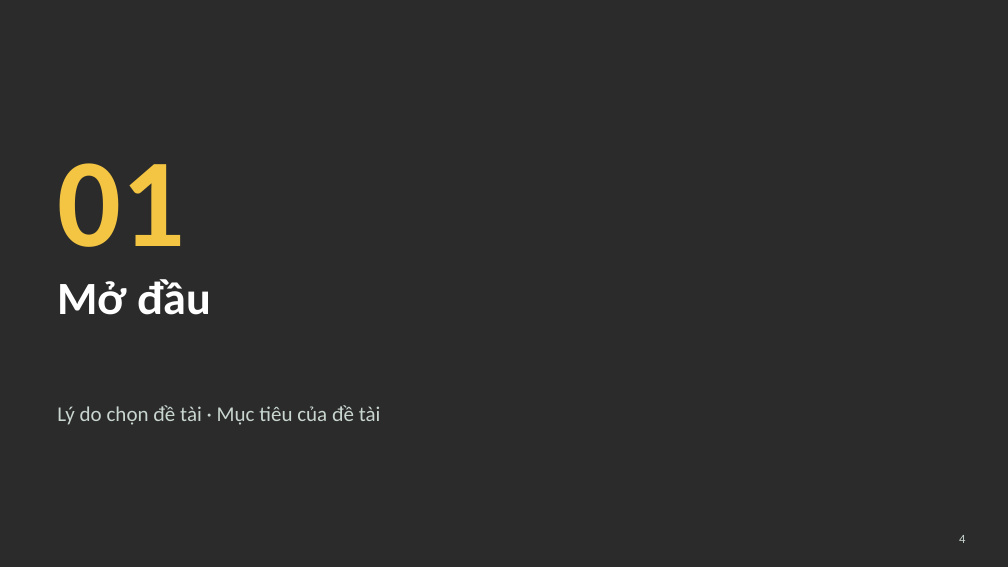
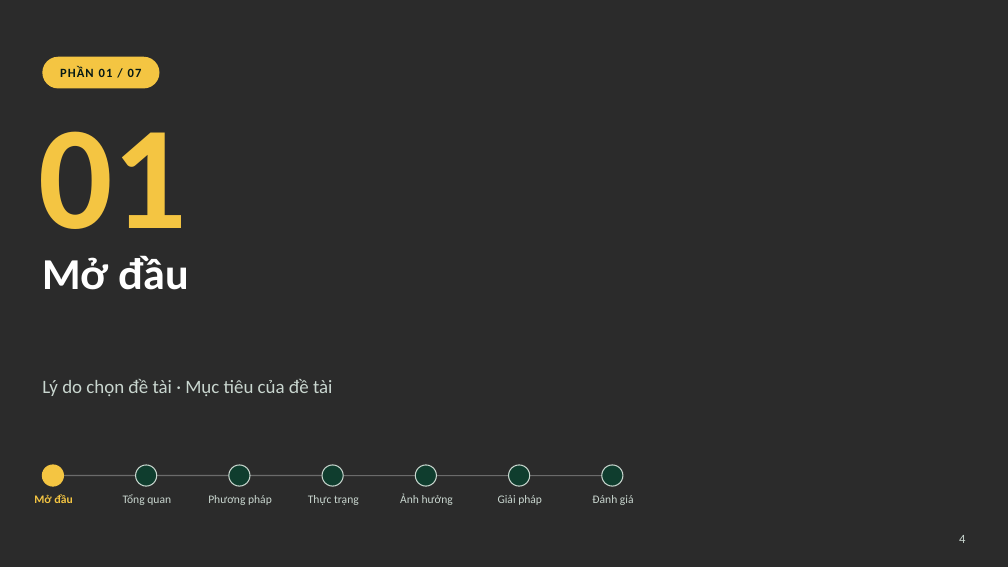
Before and after one commit to ngohuonglan2003-lab/Ppt-canva-ap-luc-dong-trang-lua, a slide deck: slide 4 of slide/Ap-luc-dong-trang-lua.pptx. Drawn at 1008x567 pixels with LibreOffice and Linux fonts; fonts in the diff are those of the drawing; background and template pictures are left out; a plain dark background stands for a picture behind light text. Boxes give left, top, right and bottom in pixels: in the first picture for what was removed or moved away, otherwise in the second. Text is boxed around its words. In the diff, an @@ line names an element or a change of style, - is before the commit and + after.

```diff
--- a/slide/Ap-luc-dong-trang-lua.pptx
+++ b/slide/Ap-luc-dong-trang-lua.pptx
@@ rounded rectangle added at [42,57,160,88], fill #F4C542 @@
@@ text added at [60,67,142,77], 12 pt, text #061A15, bold @@
+PHẦN 01 / 07
@@ text "01": place and size @@
-text "01" at [57,163,185,247]
+text "01" at [39,131,188,263]
@@ text "01" at [39,131,188,263]: size 120 to 140 pt; vertical alignment top to middle @@
@@ text "Mở đầu": place and size @@
-text "Mở đầu" at [57,279,211,315]
+text "Mở đầu" at [42,255,189,290]
@@ text "Mở đầu" at [42,255,189,290]: size 44 to 42 pt @@
@@ text "Lý do chọn đề tài ...": place and size @@
-text "Lý do chọn đề tài ..." at [57,405,381,425]
+text "Lý do chọn đề tài ..." at [42,379,332,396]
@@ text "Lý do chọn đề tài ..." at [42,379,332,396]: size 20 to 18 pt @@
@@ ellipse added at [42,465,64,486], fill #F4C542, outline #F4C542 1 pt @@
@@ line added from (53, 476) to (613, 476), #FFFFFF 1 pt @@
@@ ellipse added at [135,465,157,486], fill #0F3D2E, outline #C9D6CF 1 pt @@
@@ ellipse added at [229,465,250,486], fill #0F3D2E, outline #C9D6CF 1 pt @@
@@ ellipse added at [322,465,343,486], fill #0F3D2E, outline #C9D6CF 1 pt @@
@@ ellipse added at [415,465,436,486], fill #0F3D2E, outline #C9D6CF 1 pt @@
@@ ellipse added at [509,465,530,486], fill #0F3D2E, outline #C9D6CF 1 pt @@
@@ ellipse added at [602,465,623,486], fill #0F3D2E, outline #C9D6CF 1 pt @@
@@ text added at [34,494,72,503], 11 pt, text #F4C542, bold @@
+Mở đầu
@@ text added at [123,494,171,505], 11 pt, text #C9D6CF @@
+Tổng quan
@@ text added at [208,495,272,505], 11 pt, text #C9D6CF @@
+Phương pháp
@@ text added at [308,495,359,505], 11 pt, text #C9D6CF @@
+Thực trạng
@@ text added at [400,494,453,505], 11 pt, text #C9D6CF @@
+Ảnh hưởng
@@ text added at [498,495,542,505], 11 pt, text #C9D6CF @@
+Giải pháp
@@ text added at [592,495,634,505], 11 pt, text #C9D6CF @@
+Đánh giá
```
Also in this commit, not shown: 49 other slides changed, 3 other files.
